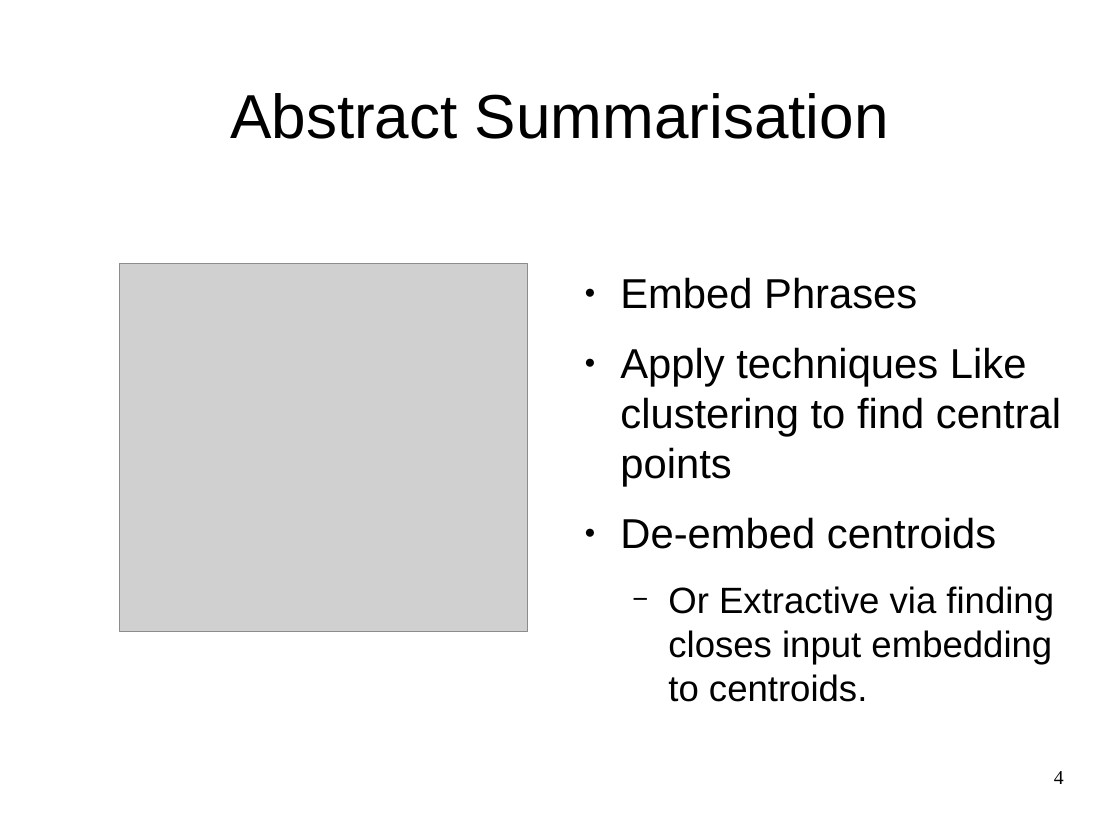
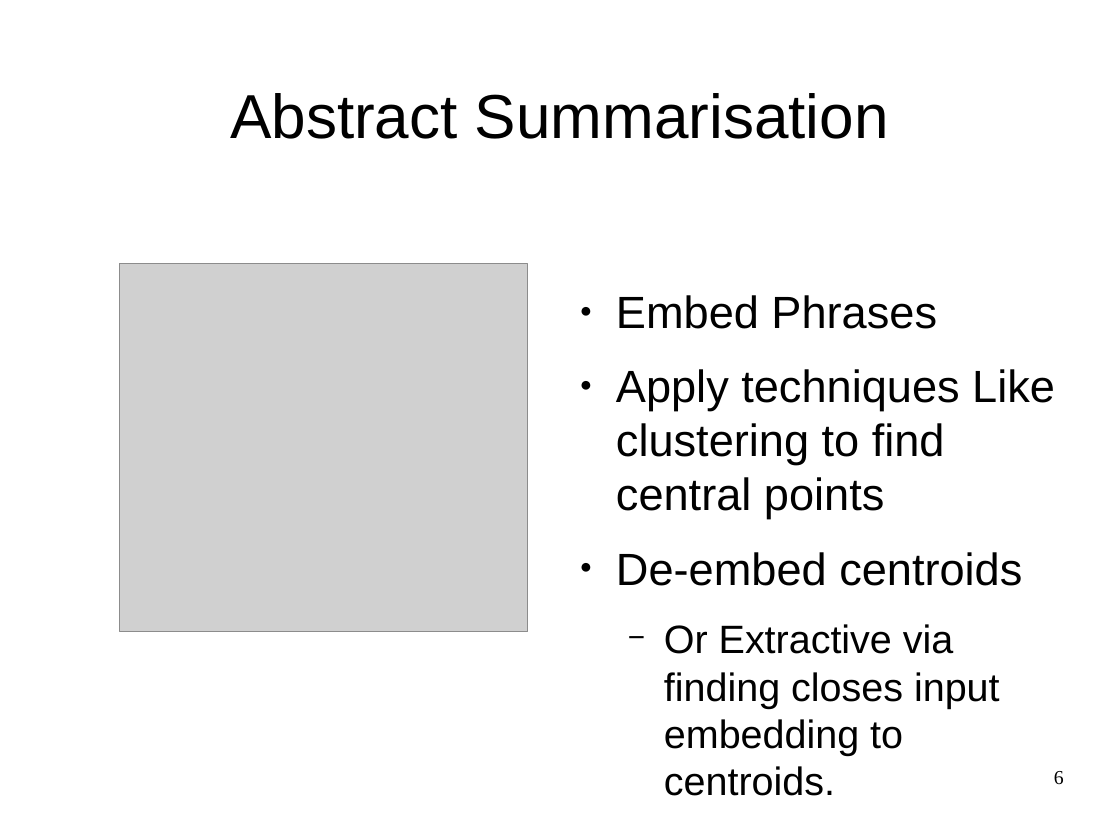
Before and after one commit to oxinabox/phd, a slide deck: slide 6 of documents_prepared/themes/themes.odp (slide 4 before the commit). Drawn at 1120x840 pixels with LibreOffice and Linux fonts; fonts in the diff are those of the drawing; grey boxes stand for pictures. Boxes give left, top, right and bottom in pixels: in the first picture for what was removed or moved away, otherwise in the second. Text is boxed around its words. In the diff, an @@ line names an element or a change of style, - is before the commit and + after.

```diff
--- a/documents_prepared/themes/themes.odp
+++ b/documents_prepared/themes/themes.odp
@@ text "Embed Phrases": place and size @@
-text "Embed Phrases" at (620, 277, 1061, 702)
+text "Embed Phrases" at (616, 295, 1055, 796)
@@ text "Embed Phrases" at (616, 295, 1055, 796): size 29.6 to 32 pt in "Embed Phrases", "Apply techniques Like clustering to find central ...", "De-embed centroids"; size 25.9 to 28 pt in "Or Extractive via finding closes input embedding ..." @@
@@ page number at (1054, 771, 1064, 785): text changed @@
-4
+6
```
Also in this commit, not shown: 3 other slides changed, 4 slides added, 2 slides removed, 7 other files.
